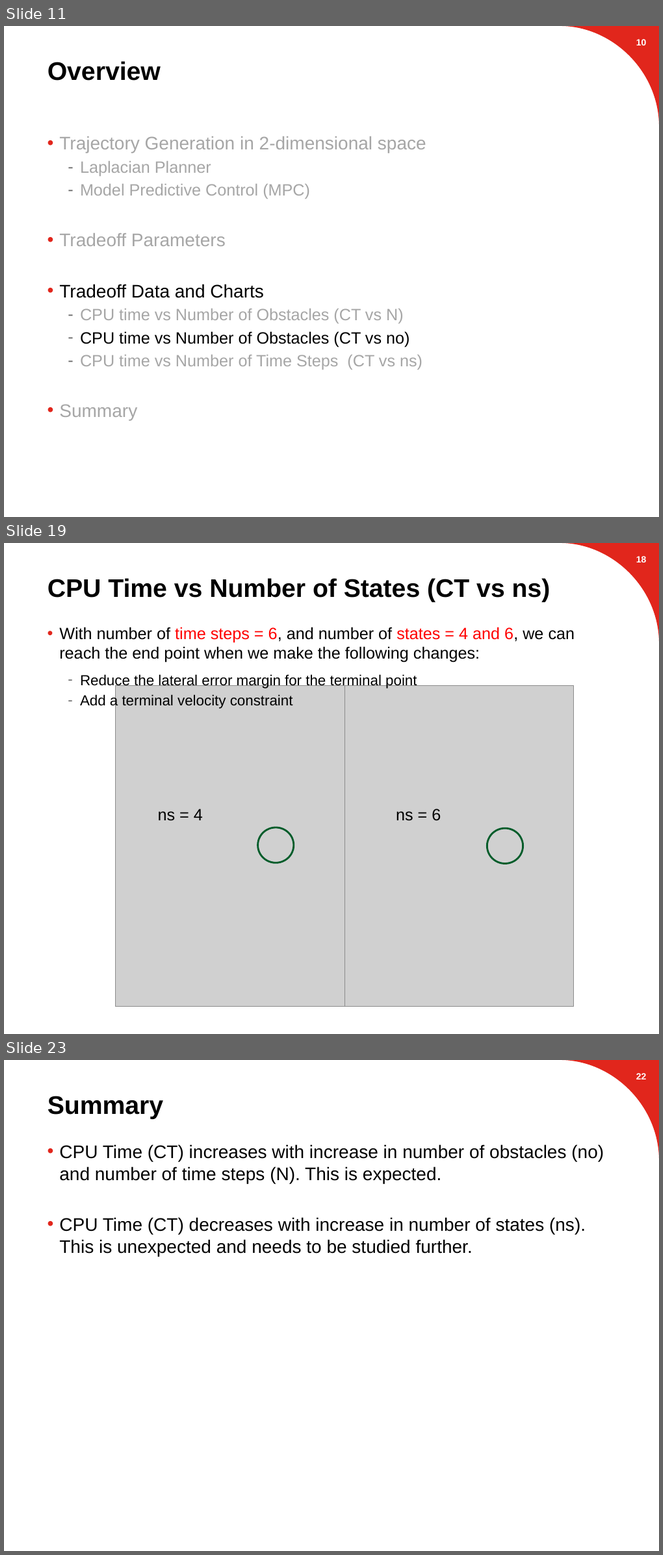
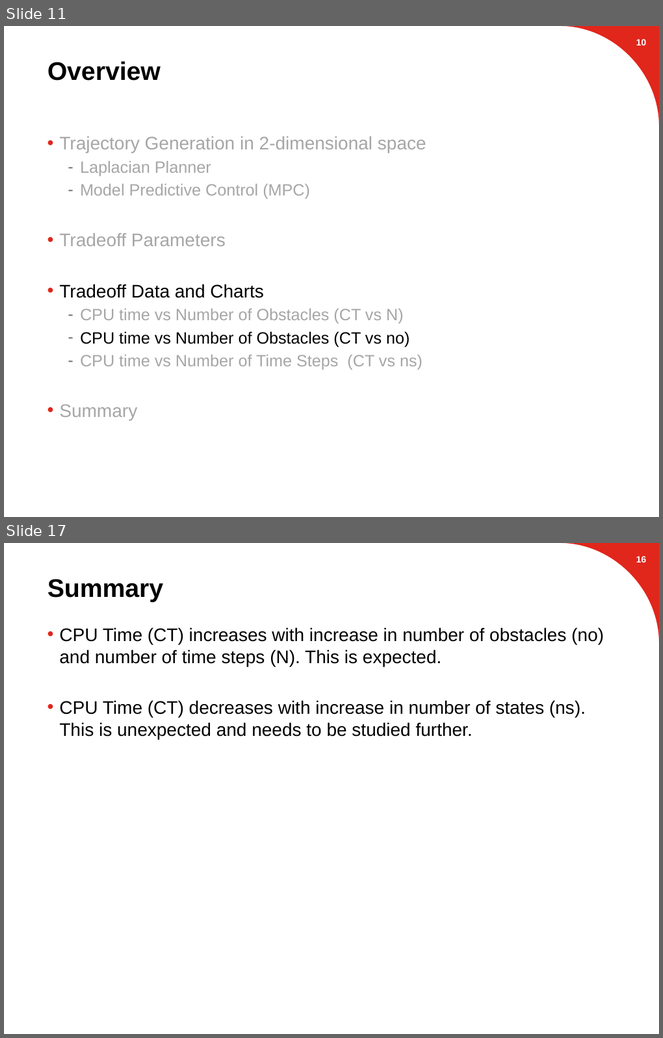
Before and after one commit to suvoganguli/GIG-MPC-Laplacian, a slide deck: 2D Results (03-19-2018).pptx. Shown one above the other, each under a label of ours: slides 11, 19 and 23 before the commit, slides 11 and 17 after it; the slides between them are not shown. The pictures are 663x1555 and 663x1038 pixels, drawn with LibreOffice and Linux fonts; fonts in the diff are those of the drawing; grey boxes stand for pictures; background and template pictures are left out. Boxes give left, top, right and bottom in pixels: in the first picture for what was removed or moved away, otherwise in the second. Text is boxed around its words. In the diff, an @@ line names an element or a change of style, - is before the commit and + after.

```diff
--- a/2D Results (03-19-2018).pptx
+++ b/2D Results (03-19-2018).pptx
@@ slide 19 removed at [4, 543, 659, 1034], background #FFFFFF; not listed: 1 template element that a slide beside it also shows @@
@@ page number removed at [636, 556, 647, 563] @@
-18
@@ title removed at [48, 578, 551, 602] @@
-CPU Time vs Number of States (CT vs ns)
@@ text removed at [59, 627, 575, 709] @@
-• With number of time steps = 6, and number of states = 4 and 6, we can reach the end point when we make the following changes:
-  – Reduce the lateral error margin for the terminal point
-  – Add a terminal velocity constraint
@@ picture removed at [115, 686, 345, 1007] @@
@@ picture removed at [345, 686, 574, 1007] @@
@@ text removed at [158, 809, 203, 821] @@
-ns = 4
@@ text removed at [396, 809, 441, 821] @@
-ns = 6
@@ ellipse removed at [258, 828, 295, 863] @@
@@ ellipse removed at [488, 828, 523, 864] @@
@@ what was slide 23 is now slide 17 @@
@@ page number at [636, 556, 647, 563]: text changed @@
-22
+16
```
Also in this commit, not shown: 7 slides changed, 5 other slides removed, 1 other file.
